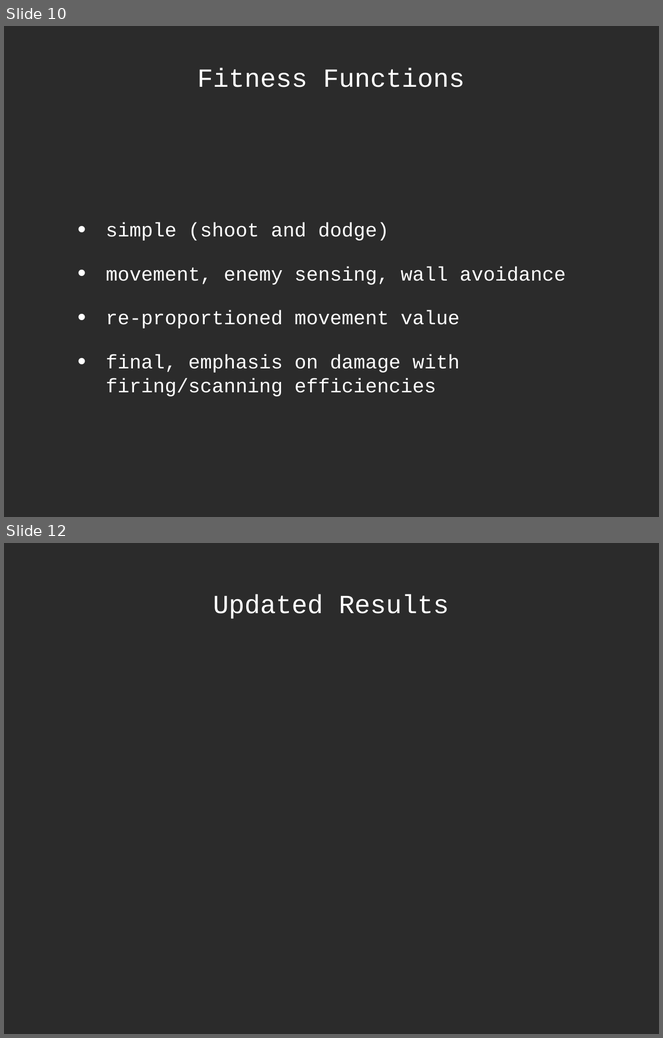
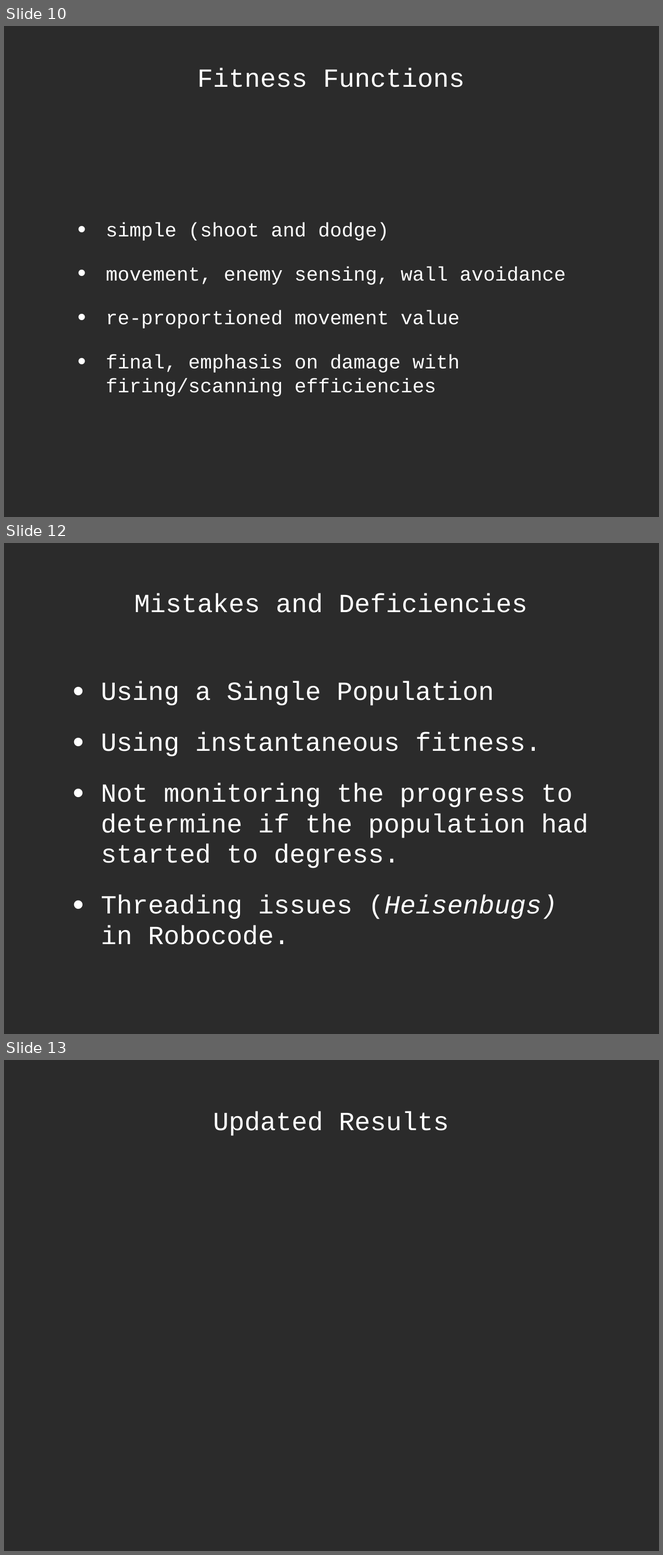
Before and after one commit to jlowenz/ec-robocode, a slide deck: ec-robocode/presentation/ec_presentation_ron.ppt. Shown one above the other, each under a label of ours: slides 10 and 12 before the commit, slides 10, 12 and 13 after it; the slides between them are not shown. The pictures are 663x1038 and 663x1555 pixels, drawn with LibreOffice and Linux fonts; fonts in the diff are those of the drawing; background and template pictures are left out; a plain dark background stands for a picture behind light text. Boxes give left, top, right and bottom in pixels: in the first picture for what was removed or moved away, otherwise in the second. Text is boxed around its words. In the diff, an @@ line names an element or a change of style, - is before the commit and + after.

```diff
--- a/ec-robocode/presentation/ec_presentation_ron.ppt
+++ b/ec-robocode/presentation/ec_presentation_ron.ppt
@@ slide 12 added at (4, 543, 659, 1034), background picture (left out) @@
@@ title added at (135, 593, 528, 613), 32 pt, text #FFFFFF @@
+Mistakes and Deficiencies
@@ text added at (101, 681, 588, 945), 32 pt, text #FFFFFF @@
+• Using a Single Population
+• Using instantaneous fitness.
+• Not monitoring the progress to determine if the population had started to degress.
+• Threading issues (Heisenbugs) in Robocode.
@@ what was slide 12 is now slide 13 @@
```
Also in this commit, not shown: 4 slides changed, 3 other slides added, 2 slides removed.
